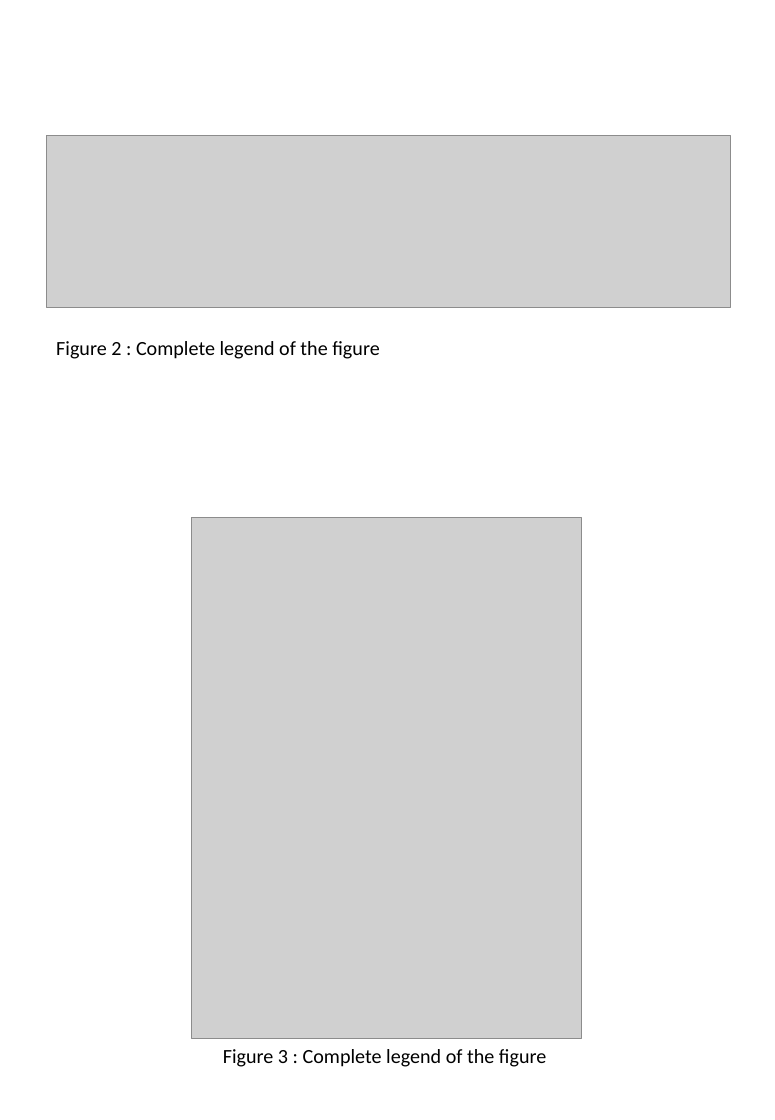
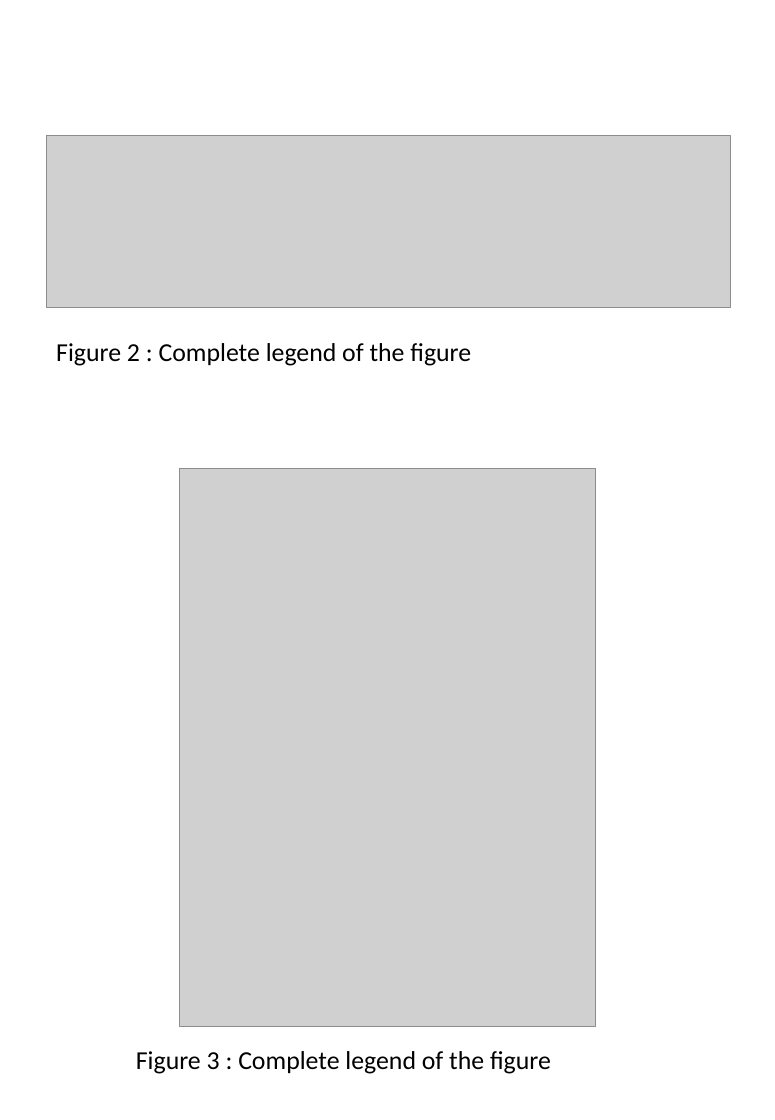
Before and after one commit to PierreGrognet/ChIPseq_Workshop, a slide deck: slide 4 of Pictures/Report2_ChIPseq_analysis_report_model.pptx. Drawn at 775x1120 pixels with LibreOffice and Linux fonts; fonts in the diff are those of the drawing; grey boxes stand for pictures. Boxes give left, top, right and bottom in pixels: in the first picture for what was removed or moved away, otherwise in the second. Text is boxed around its words. In the diff, an @@ line names an element or a change of style, - is before the commit and + after.

```diff
--- a/Pictures/Report2_ChIPseq_analysis_report_model.pptx
+++ b/Pictures/Report2_ChIPseq_analysis_report_model.pptx
@@ text "Figure 2 : Complete legend ..." at (x1=56, y1=343, x2=471, y2=366): size 14 to 18 pt @@
@@ picture resized from (x1=192, y1=517, x2=582, y2=1037) to (x1=179, y1=468, x2=595, y2=1025) @@
@@ text "Figure 3 : Complete legend ..." moved from (x1=223, y1=1049, x2=546, y2=1067) to (x1=136, y1=1051, x2=551, y2=1074) @@
@@ text "Figure 3 : Complete legend ..." at (x1=136, y1=1051, x2=551, y2=1074): size 14 to 18 pt @@
```
Also in this commit, not shown: 4 other slides changed, 1 slide added, 1 slide removed, 26 other files.
